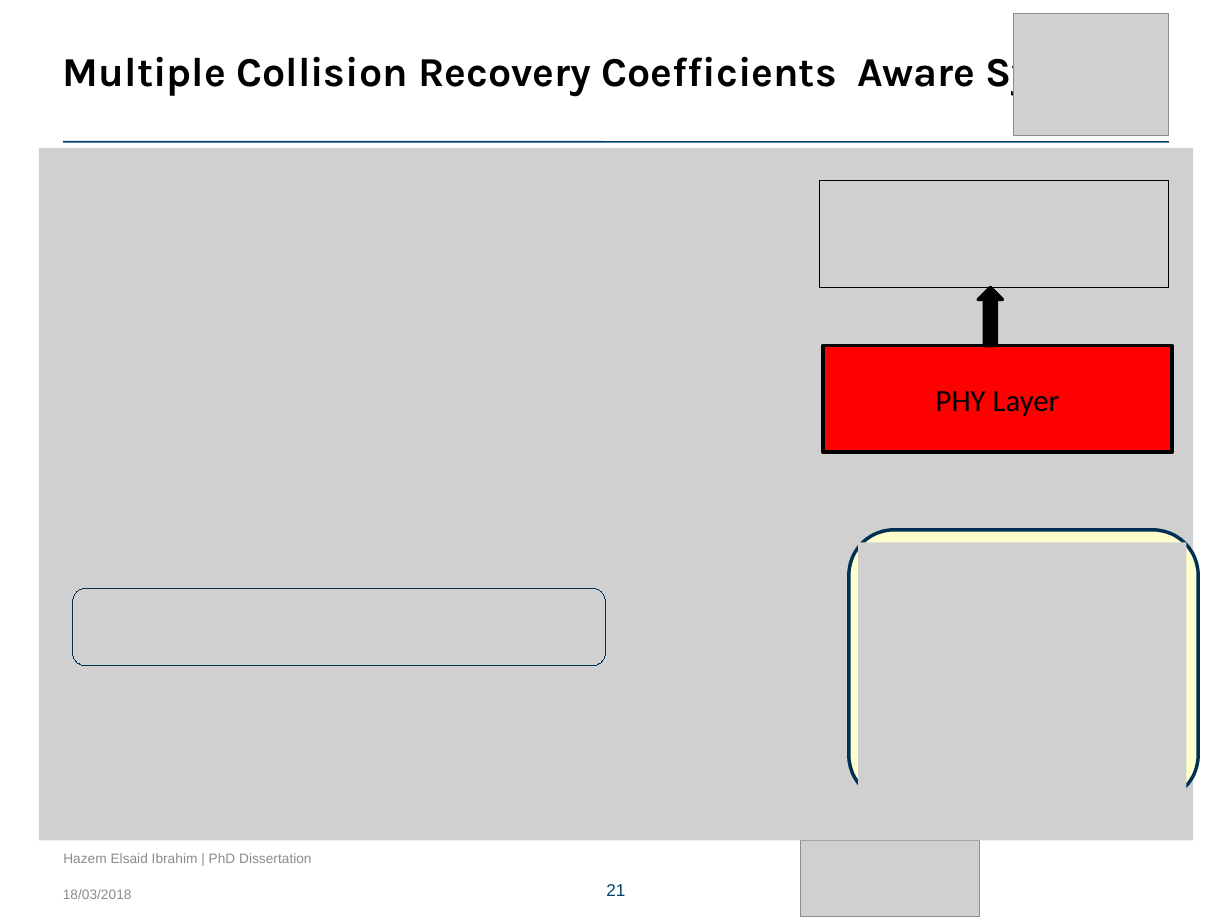
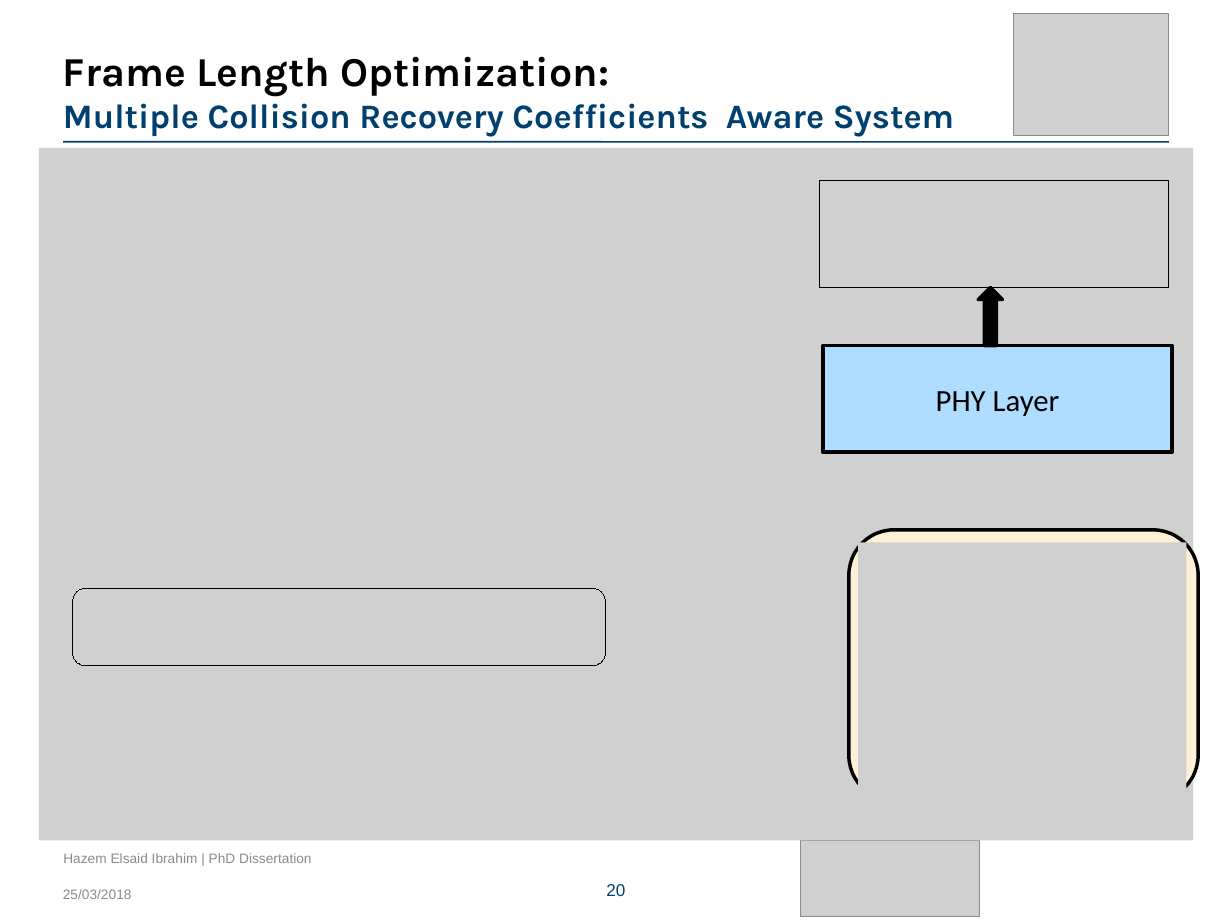
Before and after one commit to HazemAAhmed/Thesis, a slide deck: slide 20 of Final_presentation/Hazem_presentation.pptx (slide 21 before the commit). Drawn at 1232x924 pixels with LibreOffice and Linux fonts; fonts in the diff are those of the drawing; grey boxes stand for pictures; background and template pictures are left out. Boxes give left, top, right and bottom in pixels: in the first picture for what was removed or moved away, otherwise in the second. Text is boxed around its words. In the diff, an @@ line names an element or a change of style, - is before the commit and + after.

```diff
--- a/Final_presentation/Hazem_presentation.pptx
+++ b/Final_presentation/Hazem_presentation.pptx
@@ title at bbox=[63, 56, 954, 137]: text changed; size 24 to 20 pt; text colour #000000 to #00406F @@
-  Multiple Collision Recovery Coefficients Aware System
+  Frame Length Optimization:
+  Multiple Collision Recovery Coefficients Aware System
@@ rectangle "PHY Layer" at bbox=[823, 346, 1172, 453]: fill #FF0000 to #AFDDFF @@
@@ rounded rectangle at bbox=[849, 530, 1198, 801]: fill #FFFFCC to #FEEFD6; outline #003053 2 pt to #000000 2 pt @@
@@ text at bbox=[63, 889, 132, 899]: text changed @@
-18/03/2018
+25/03/2018
@@ page number at bbox=[606, 884, 625, 896]: text changed @@
-21
+20
```
Also in this commit, not shown: 33 other slides changed, 13 slides added, 6 other files.
